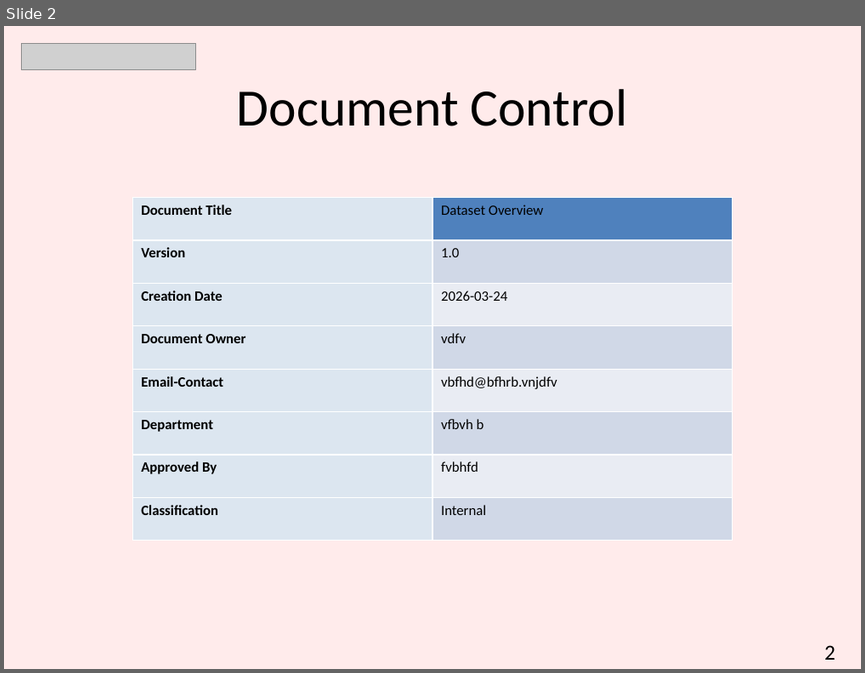
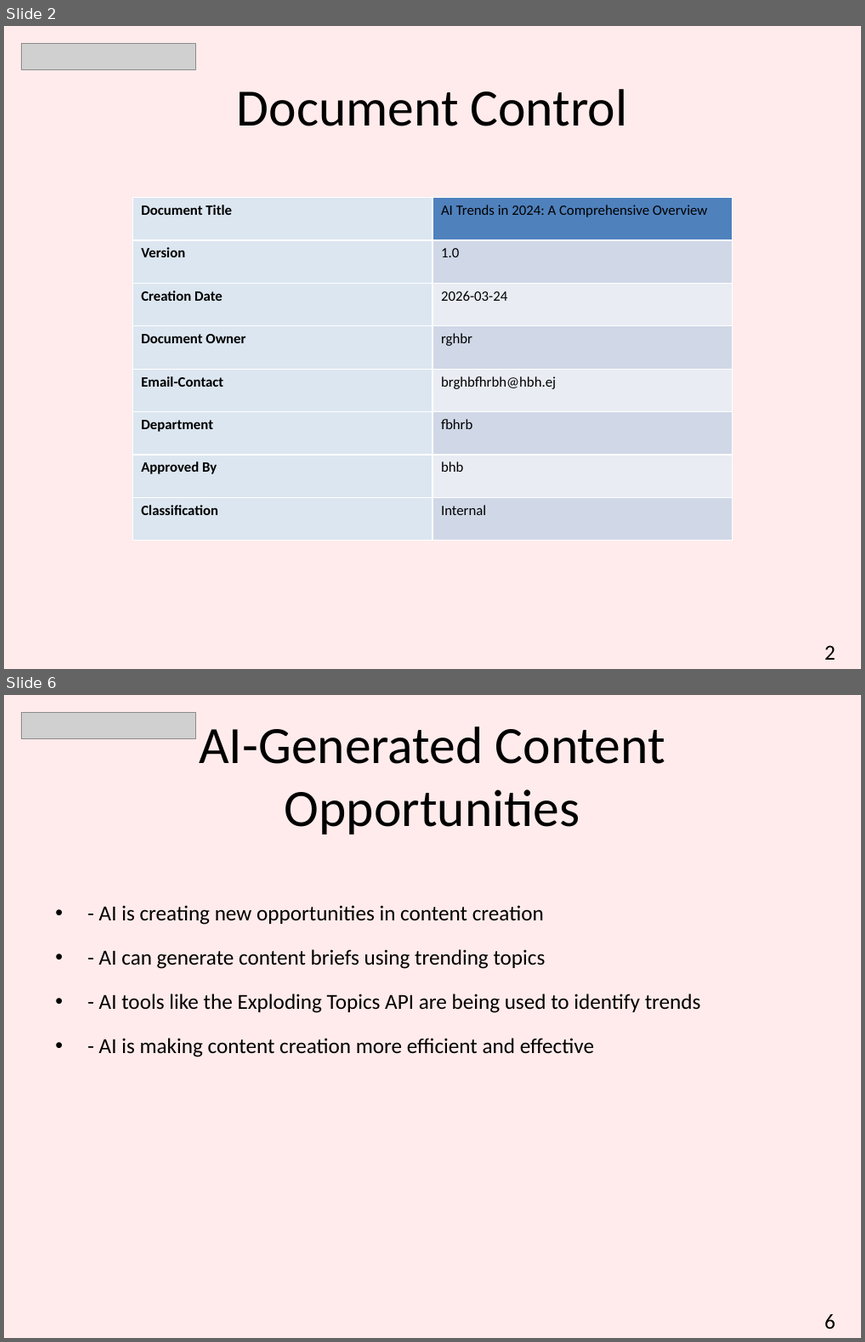
Before and after one commit to hetanshi511/CyberNexus, a slide deck: Backend/Presentation.pptx. Shown one above the other, each under a label of ours: slide 2 before the commit, slides 2 and 6 after it; the slides between them are not shown. The pictures are 865x673 and 865x1342 pixels, drawn with LibreOffice and Linux fonts; fonts in the diff are those of the drawing; grey boxes stand for pictures. Boxes give left, top, right and bottom in pixels: in the first picture for what was removed or moved away, otherwise in the second. Text is boxed around its words. In the diff, an @@ line names an element or a change of style, - is before the commit and + after.

```diff
--- a/Backend/Presentation.pptx
+++ b/Backend/Presentation.pptx
@@ slide 6 added at <box>4,695,861,1338</box>, background #FFEBEB @@
@@ picture added at <box>21,712,196,738</box> @@
@@ title added at <box>199,726,665,834</box>, 44 pt, text #000000 @@
+AI-Generated Content Opportunities
@@ text added at <box>99,905,701,1057</box>, 18 pt, text #000000 @@
+• - AI is creating new opportunities in content creation
+• - AI can generate content briefs using trending topics
+• - AI tools like the Exploding Topics API are being used to identify trends
+• - AI is making content creation more efficient and effective
@@ text added at <box>824,1314,835,1329</box>, 18 pt, text #000000 @@
+6
@@ slide 2 changed as well @@
@@ table at <box>132,198,732,540</box> @@
-row 1, column 2: Dataset Overview
+row 1, column 2: AI Trends in 2024: A Comprehensive Overview
-row 4, column 2: vdfv
+row 4, column 2: rghbr
-row 5, column 2: vbfhd@bfhrb.vnjdfv
+row 5, column 2: brghbfhrbh@hbh.ej
-row 6, column 2: vfbvh b
+row 6, column 2: fbhrb
-row 7, column 2: fvbhfd
+row 7, column 2: bhb
```
Also in this commit, not shown: 4 other slides added, 7 slides removed, 22 other files.
